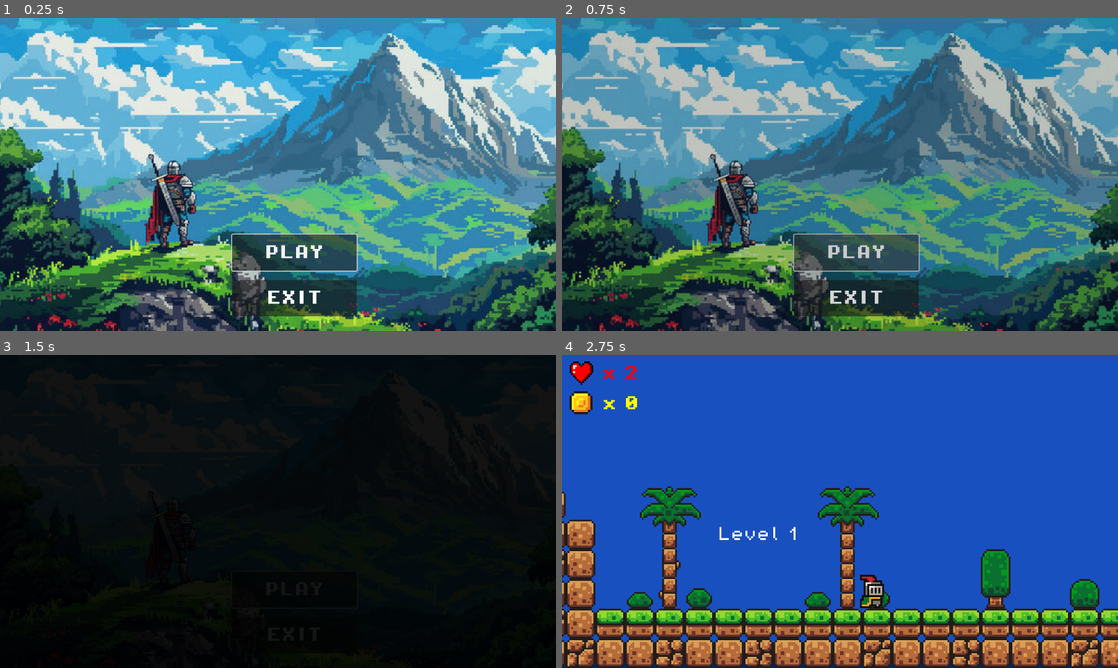
Above: before the commit, frames 1-4 (two rows, left to right).
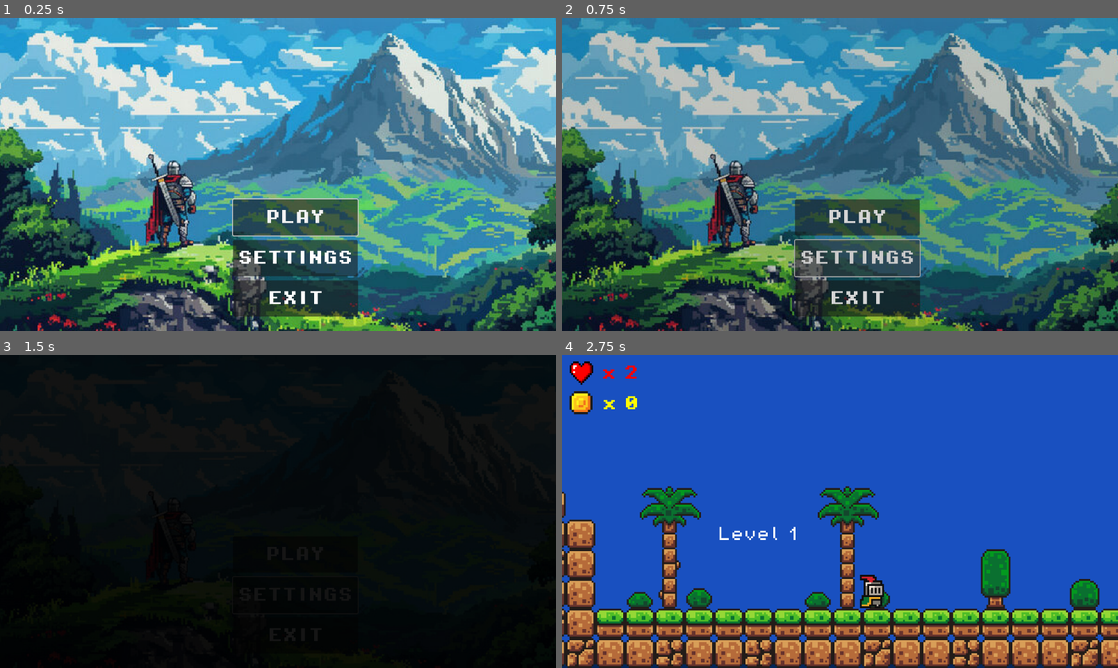
Above: after the commit, the same moments.

Repository: tiagonico/first_game_godot
Game: Godot game, scene res://scenes/master_scene.tscn
Two runs of this game, one before a commit and one after it. Both use one fixed random seed, a clock stepped at 60 frames per second and the inputs below.
Inputs (mouse positions are in pixels of both pictures, inside the frame that each line leads up to):
- Up to frame 1 (0.25 s): no input
- Up to frame 2 (0.75 s): click "PLAY" (after the commit: "SETTINGS") at 0.5 s
- Up to frame 3 (1.5 s): click "PLAY" at 1.25 s
- Up to frame 4 (2.75 s): move the mouse to (962, 495) at 2.02 s; hold D (move_right) from 2.03 s (still down); tap Shift (walk) at 2.1 s; tap Space (jump) at 2.27 s

The runs differ from the first frame. In frame 1, 4.4% of the frame differs, in the area x 41-65%, y 57-96%; in frame 2, 4.2%; in frame 3, less than 0.1%; in frame 4, nothing differs.

Commit message:
Ajustments lvl 2

Diff:
--- a/project.godot
+++ b/project.godot
@@ -76,6 +76,7 @@
 walk={
 "deadzone": 0.5,
 "events": [Object(InputEventKey,"resource_local_to_scene":false,"resource_name":"","device":0,"window_id":0,"alt_presse …(181 unchanged characters)…
+, Object(InputEventJoypadButton,"resource_local_to_scene":false,"resource_name":"","device":-1,"button_index":1,"pressure":0.0,"pressed":false,"script":null)
 ]
 }
 
--- a/scenes/menu.tscn
+++ b/scenes/menu.tscn
@@ -70,20 +70,30 @@
 [node name="CanvasLayer" type="CanvasLayer" parent="."]
 
 [node name="ButtonPlay" type="Button" parent="CanvasLayer"]
-offset_left = 501.0
-offset_top = 467.0
-offset_right = 770.0
-offset_bottom = 545.0
+offset_left = 503.0
+offset_top = 391.0
+offset_right = 772.0
+offset_bottom = 469.0
 theme_override_colors/font_color = Color(1, 1, 1, 1)
 theme_override_fonts/font = ExtResource("1_nay07")
 theme_override_font_sizes/font_size = 32
 text = "PLAY"
 
+[node name="ButtonSettings" type="Button" parent="CanvasLayer"]
+offset_left = 503.0
+offset_top = 479.0
+offset_right = 772.0
+offset_bottom = 557.0
+theme_override_colors/font_color = Color(1, 1, 1, 1)
+theme_override_fonts/font = ExtResource("1_nay07")
+theme_override_font_sizes/font_size = 32
+text = "SETTINGS"
+
 [node name="ButtonQuit" type="Button" parent="CanvasLayer"]
-offset_left = 501.0
-offset_top = 565.0
-offset_right = 770.0
-offset_bottom = 643.0
+offset_left = 504.0
+offset_top = 566.0
+offset_right = 773.0
+offset_bottom = 644.0
 theme_override_colors/font_color = Color(1, 1, 1, 1)
 theme_override_fonts/font = ExtResource("1_nay07")
 theme_override_font_sizes/font_size = 32
@@ -111,6 +121,8 @@
 
 [connection signal="mouse_entered" from="CanvasLayer/ButtonPlay" to="." method="_on_button_play_mouse_entered"]
 [connection signal="pressed" from="CanvasLayer/ButtonPlay" to="." method="_on_button_play_pressed"]
+[connection signal="mouse_entered" from="CanvasLayer/ButtonSettings" to="." method="_on_button_play_mouse_entered"]
+[connection signal="pressed" from="CanvasLayer/ButtonSettings" to="." method="_on_button_play_pressed"]
 [connection signal="mouse_entered" from="CanvasLayer/ButtonQuit" to="." method="_on_button_quit_mouse_entered"]
 [connection signal="pressed" from="CanvasLayer/ButtonQuit" to="." method="_on_button_quit_pressed"]
 [connection signal="animation_finished" from="CanvasLayer/Transition" to="." method="_on_transition_animation_finished"]
--- a/scenes/seagull.tscn
+++ b/scenes/seagull.tscn
@@ -1,11 +1,4 @@
-[gd_scene load_steps=2 format=3 uid="uid://qljgsi3knjey"]
-
-[sub_resource type="RectangleShape2D" id="RectangleShape2D_ns50e"]
-size = Vector2(18, 10)
+[gd_scene format=3 uid="uid://qljgsi3knjey"]
 
 [node name="Seagull" type="AnimatableBody2D"]
 position = Vector2(-1100, -600)
-
-[node name="CollisionShape2D" type="CollisionShape2D" parent="."]
-position = Vector2(-1, 1)
-shape = SubResource("RectangleShape2D_ns50e")
--- a/scripts/level_goal.gd
+++ b/scripts/level_goal.gd
@@ -21,7 +21,11 @@
 
 func _on_timer_timeout():
 	SignalManager.toggle_level_passed.emit()
-	Global.go_to_next_level()
+	transition.play("fade_out")
+
+func _on_transition_animation_finished(anim_name):
+	if anim_name == "fade_out":
+		Global.go_to_next_level()
 
 func _on_timer_text_timeout():
 	if(aux%2):
Not shown, changed: export_presets.cfg
Not shown, changed: scenes/level_2.tscn
